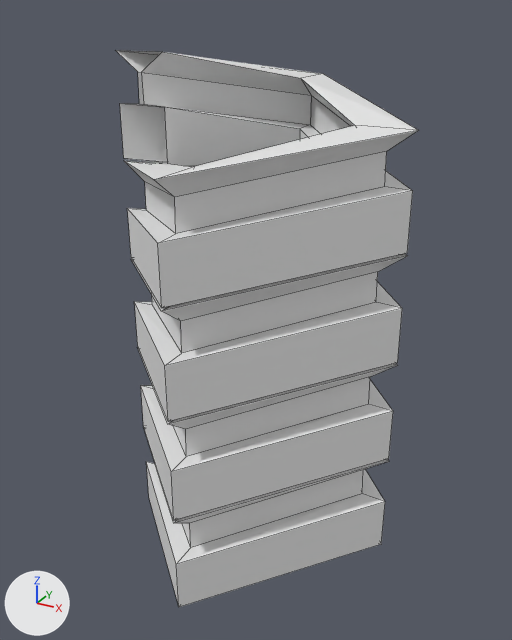
A saved change to the Blender file hand-tool/uncut spring.blend.
One viewpoint serves both versions: a 50 mm camera at (54.2, -97.8, 78.4) aimed at (0.3, 0.2, 29.5). Lighting does not change. The marker at lower left points along +X, +Y and +Z. Mesh edges are drawn as thin lines.

Names of what the first picture shows: 'screw'.
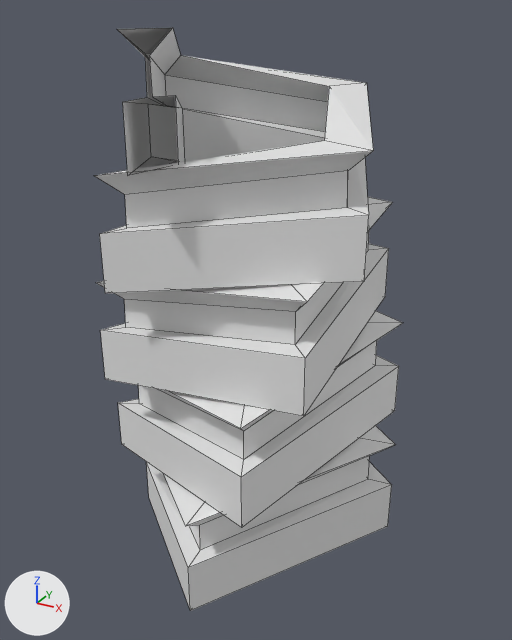
Boxes (x1, y1, x2, y2) around the edits, measured in the pictures (512 x 640 px):
'screw', modifiers changed: before (116, 50, 419, 607); after (94, 28, 402, 611)

What the commit changed:
Object 'screw' (ob_screw) has a SCREW modifier named 'Screw'.
On modifier 'Screw' of object 'screw' (ob_screw), steps goes from 36 to 38.
On modifier 'Screw' of object 'screw' (ob_screw), angle goes from 25.13 to 26.53.
On modifier 'Screw' of object 'screw' (ob_screw), screw_offset goes from 72.0 to 76.0.
